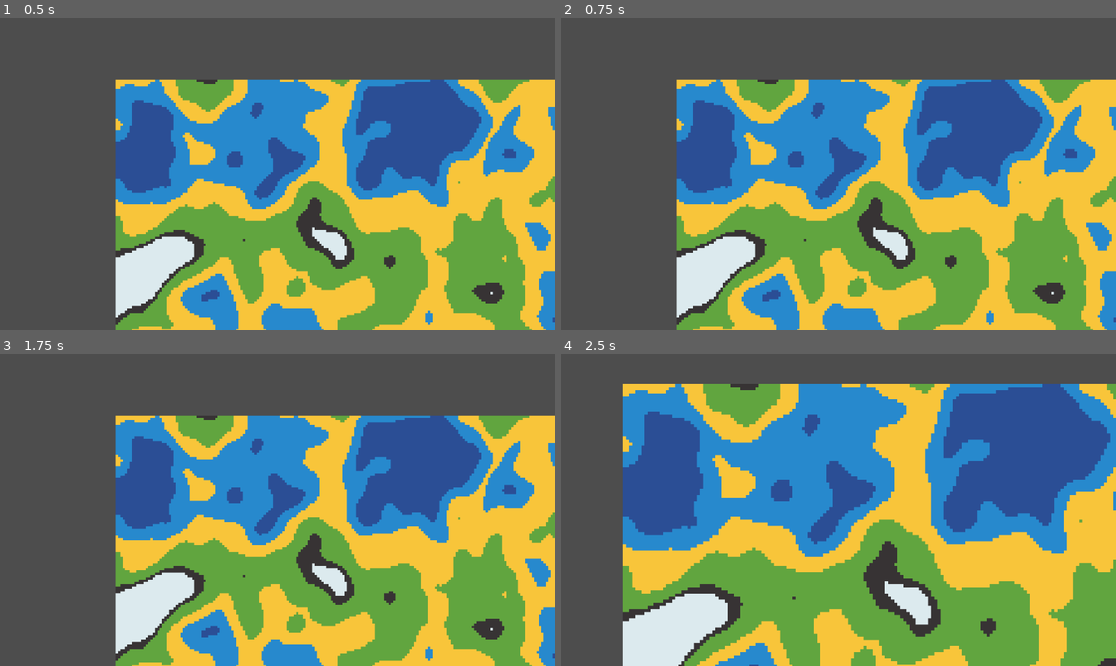
Above: before the commit, frames 1-4 (two rows, left to right).
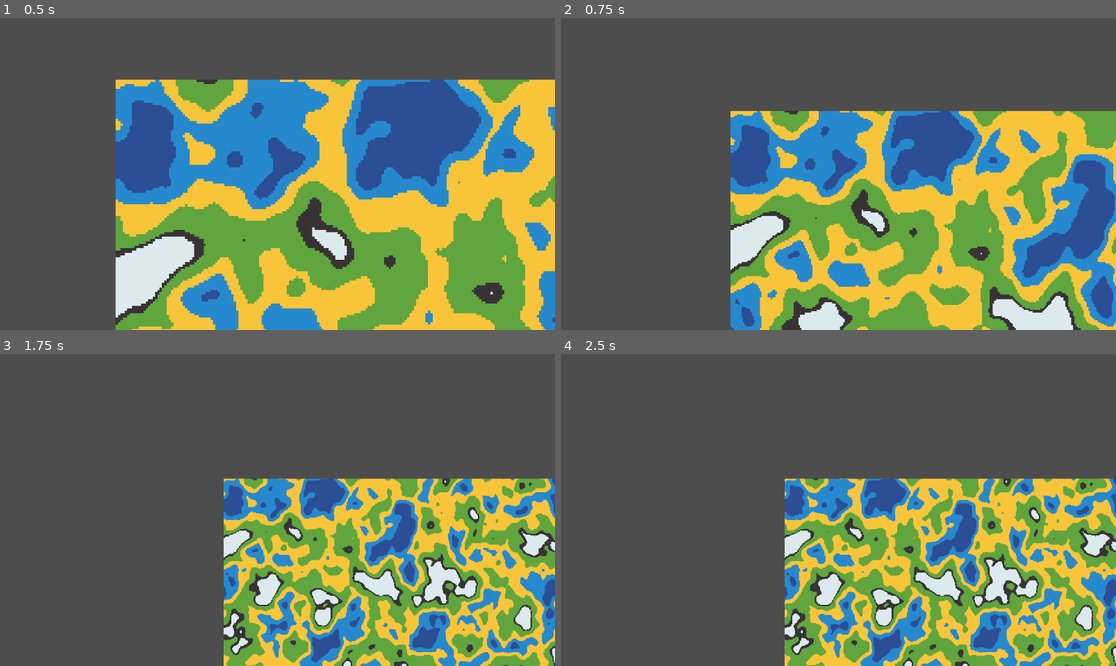
Above: after the commit, the same moments.

Repository: TalkingF/procedural-gen-testing
Game: Godot game, scene res://scenes/2DGeneration.tscn
Two runs of this game, one before a commit and one after it. Both use one fixed random seed, a clock stepped at 60 frames per second and the inputs below.
Inputs (mouse positions are in pixels of both pictures, inside the frame that each line leads up to):
- Up to frame 1 (0.5 s): no input
- Up to frame 2 (0.75 s): tap Enter at 0.5 s; move the mouse to (960, 158) at 0.52 s; hold D (move_right) from 0.53 s (still down); hold Mouse wheel down (mouse_wheel_down, bound only after the co… from 0.53 s (still down)
- Up to frame 3 (1.75 s): tap Space (rise) at 1.25 s; move the mouse to (166, 525) at 1.27 s; release D (move_right) at 1.28 s; release Mouse wheel down (mouse_wheel_down, bound only after the co… at 1.28 s; hold S (move_back) from 1.28 s (still down); click (166, 525) at 1.35 s; tap Mouse wheel down (mouse_wheel_down, bound only after the co… at 1.55 s
- Up to frame 4 (2.5 s): tap Enter at 2 s; move the mouse to (894, 441) at 2.02 s; release S (move_back) at 2.03 s; hold D (move_right) from 2.03 s (still down); hold Mouse wheel up (mouse_wheel_up) from 2.03 s (still down); tap Mouse wheel down (mouse_wheel_down, bound only after the co… at 2.3 s

Frame 1 is identical in both runs. In frame 2, 48% of the frame differs, in the area x 20-100%, y 19-100%; in frame 3, 54%; in frame 4, 71%, in the area x 11-100%, y 9-100%.

Commit message:
fix action name

Diff:
--- a/procedural-generation-testing/project.godot
+++ b/procedural-generation-testing/project.godot
@@ -56,7 +56,7 @@
 "events": [Object(InputEventMouseButton,"resource_local_to_scene":false,"resource_name":"","device":-1,"window_id":0,"a …(258 unchanged characters)…
 ]
 }
-mouse_wheel_dow={
+mouse_wheel_down={
 "deadzone": 0.2,
 "events": [Object(InputEventMouseButton,"resource_local_to_scene":false,"resource_name":"","device":-1,"window_id":0,"a …(259 unchanged characters)…
 ]
--- a/procedural-generation-testing/scenes/2DGeneration.tscn
+++ b/procedural-generation-testing/scenes/2DGeneration.tscn
@@ -31,8 +31,8 @@
 [node name="TileMapLayer" type="TileMapLayer" parent="." unique_id=930253664]
 tile_set = SubResource("TileSet_uokab")
 script = ExtResource("2_5itb5")
-WIDTH = 256
-LENGTH = 256
+WIDTH = 1024
+LENGTH = 1024
 elevation_gen = SubResource("Resource_d0x37")
 
 [node name="Camera2D" type="Camera2D" parent="." unique_id=1157926201]
